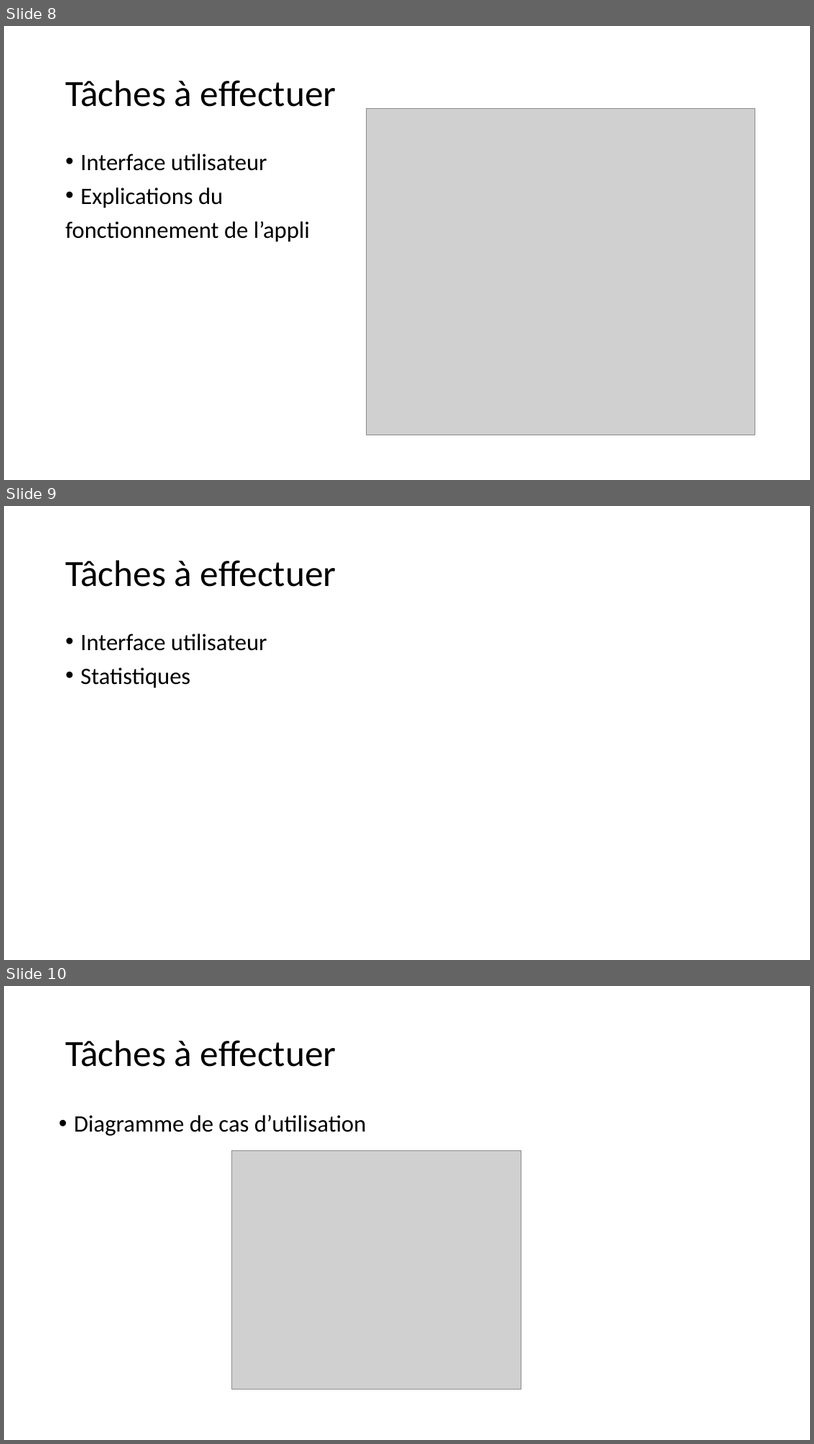
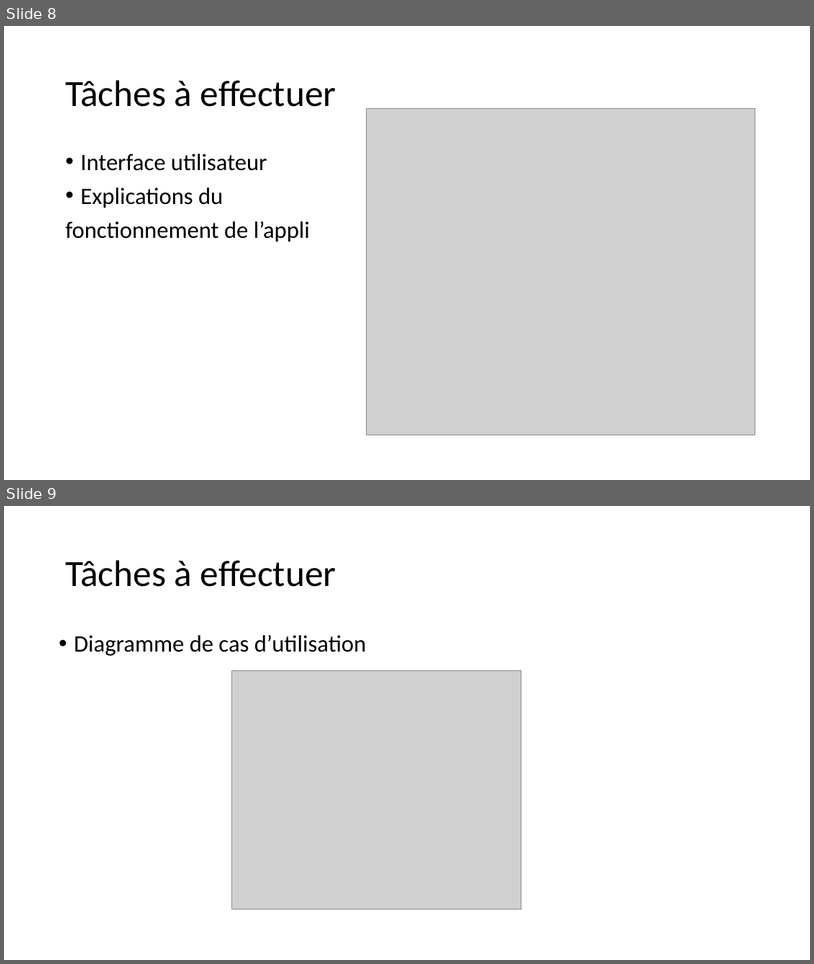
Before and after one commit to flavio63730/profan, a slide deck: revue de projet.pptx. Shown one above the other, each under a label of ours: slides 8, 9 and 10 before the commit, slides 8 and 9 after it. The pictures are 814x1444 and 814x964 pixels, drawn with LibreOffice and Linux fonts; fonts in the diff are those of the drawing; grey boxes stand for pictures. Boxes give left, top, right and bottom in pixels: in the first picture for what was removed or moved away, otherwise in the second. Text is boxed around its words. In the diff, an @@ line names an element or a change of style, - is before the commit and + after.

```diff
--- a/revue de projet.pptx
+++ b/revue de projet.pptx
@@ slide 9 removed at (x1=4, y1=506, x2=810, y2=960), background #FFFFFF @@
@@ title removed at (x1=65, y1=560, x2=336, y2=587) @@
-Tâches à effectuer
@@ text removed at (x1=80, y1=633, x2=268, y2=688) @@
-• Interface utilisateur
-• Statistiques
@@ what was slide 10 is now slide 9 @@
```
Also in this commit, not shown: 4 slides changed, 1 other file.
